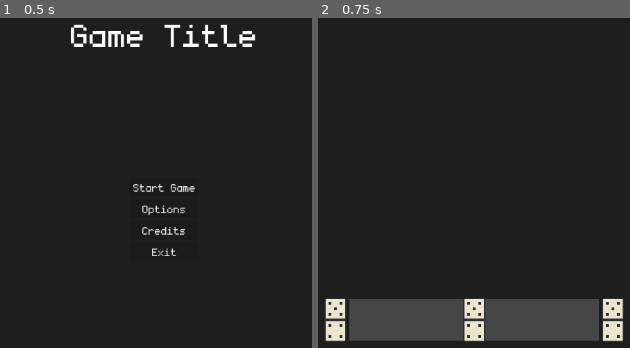
Above: before the commit, frames 1-2 (left to right).
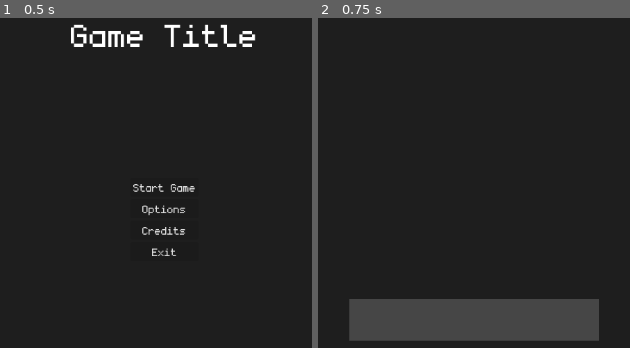
Above: after the commit, the same moments.

Repository: Juanxpeke/GD-BR2024
Game: Godot game, scene res://Core/GUI/MainMenu/main_menu.tscn
Two runs of this game, one before a commit and one after it. Both use one fixed random seed, a clock stepped at 60 frames per second and the inputs below.
Inputs:
- Up to frame 1 (0.5 s): no input
- Up to frame 2 (0.75 s): click "Start Game" at 0.5 s

Frame 1 is identical in both runs. In frame 2, 2.6% of the frame differs, in the area x 2-99%, y 84-99%.

Commit message:
Added deck domino generation logic

Diff:
--- a/Core/Hand/domino_layout_area.gd
+++ b/Core/Hand/domino_layout_area.gd
@@ -2,6 +2,9 @@
 extends Area2D
 
 const AREA_SIZE : Vector2 = Vector2(200, 200)
+
+var last_domino_entered : Domino = null
+var last_domino_exited : Domino = null
 
 var time : float = 0.0
 
@@ -10,23 +13,24 @@
 # Called when the node enters the scene tree for the first time
 func _ready() -> void:
 	collision_shape.shape.size = AREA_SIZE
-	area_entered.connect(_on_body_entered)
-	area_exited.connect(_on_body_exited)
+	area_entered.connect(_on_area_entered)
+	area_exited.connect(_on_area_exited)
 
-func _process(delta: float) -> void:
-	time += delta
+# Called on area entered
+func _on_area_entered(area : Area2D) -> void:
+	var domino = area.get_parent()
+	if domino is Domino and domino.grabbed:
+		print('Domino entered in area: ', get_index())
+		last_domino_entered = domino
+		if domino.global_position.x <= global_position.x:
+			get_parent().get_parent().include_domino_to_layout(get_index(), domino)
+		else:
+			get_parent().get_parent().include_domino_to_layout(get_index() + 1, domino)
 
-# Called on body entered
-func _on_body_entered(body : Area2D) -> void:
-	if body.get_parent() is Domino and body.get_parent().grabbed and time > 2.0:
-		print('Domino entered in area: ', get_index())
-		if body.global_position.x <= global_position.x:
-			get_parent().get_parent().include_domino_to_layout(get_index(), body.get_parent())
-		else:
-			get_parent().get_parent().include_domino_to_layout(get_index() + 1, body.get_parent())
-
-# Called on body exited
-func _on_body_exited(body : Area2D) -> void:
-	if body.get_parent() is Domino and body.get_parent().grabbed and time > 2.0:
-		print('Domino exited in area: ', get_index())
+# Called on area exited
+func _on_area_exited(area : Area2D) -> void:
+	var domino = area.get_parent()
+	if domino is Domino and domino.grabbed and domino != last_domino_entered:
+		print('Domino exited from area: ', get_index())
+		last_domino_exited = domino
 		get_parent().get_parent().extract_domino_from_layout(get_index())
--- a/Core/Hand/hand.gd
+++ b/Core/Hand/hand.gd
@@ -13,10 +13,7 @@
 
 # Called when the node enters the scene tree for the first time
 func _ready() -> void:
-	var xd_scene = load("res://Core/Domino/domino.tscn")
-	for i in 3:
-		var xd : Domino = xd_scene.instantiate()
-		add_domino(xd)
+	pass
 
 # Called every frame. 'delta' is the elapsed time since the previous frame
 func _process(delta : float) -> void:
--- a/Core/Match/match.gd
+++ b/Core/Match/match.gd
@@ -2,11 +2,31 @@
 
 const MAX_DOTS : int = 6
 
+@export var domino_scene : PackedScene
+
 var deck : Array[Vector2i] = []
+
+var turn : int = 0
+
+@onready var deck_area := %DeckArea
+@onready var hand := %Hand
 
 # Called when the node enters the scene tree for the first time
 func _ready() -> void:
 	_init_deck()
+	deck_area.input_event.connect(_on_deck_area_input)
+
+# Called on input event within the deck area
+func _on_deck_area_input(viewport : Node, event : InputEvent, shape_idx : int) -> void:
+	if event is InputEventMouseButton and event.button_index == MOUSE_BUTTON_LEFT and event.is_pressed():
+		if deck.is_empty():
+			# TODO: Special end game logic
+			return
+
+		deck.shuffle()
+		var new_domino = domino_scene.instantiate()
+		hand.add_domino(new_domino)
+		new_domino.set_dots(deck.pop_back())
 
 # Initializes the deck
 func _init_deck() -> void:
--- a/Core/Match/match.tscn
+++ b/Core/Match/match.tscn
@@ -1,10 +1,24 @@
-[gd_scene load_steps=3 format=3 uid="uid://jqq8ueul6hen"]
+[gd_scene load_steps=5 format=3 uid="uid://jqq8ueul6hen"]
 
 [ext_resource type="Script" path="res://Core/Match/match.gd" id="1_gvxcp"]
+[ext_resource type="PackedScene" uid="uid://lnky8im65wgg" path="res://Core/Domino/domino.tscn" id="2_cil56"]
 [ext_resource type="PackedScene" uid="uid://blhlb0sx0g14t" path="res://Core/Hand/hand.tscn" id="2_pi3ny"]
+
+[sub_resource type="RectangleShape2D" id="RectangleShape2D_671bj"]
+size = Vector2(60, 60)
 
 [node name="Match" type="Node2D"]
 script = ExtResource("1_gvxcp")
+domino_scene = ExtResource("2_cil56")
+
+[node name="DeckArea" type="Area2D" parent="."]
+unique_name_in_owner = true
+position = Vector2(942, 331)
+metadata/_edit_group_ = true
+
+[node name="CollisionShape" type="CollisionShape2D" parent="DeckArea"]
+shape = SubResource("RectangleShape2D_671bj")
 
 [node name="Hand" parent="." instance=ExtResource("2_pi3ny")]
+unique_name_in_owner = true
 position = Vector2(564, 606)
